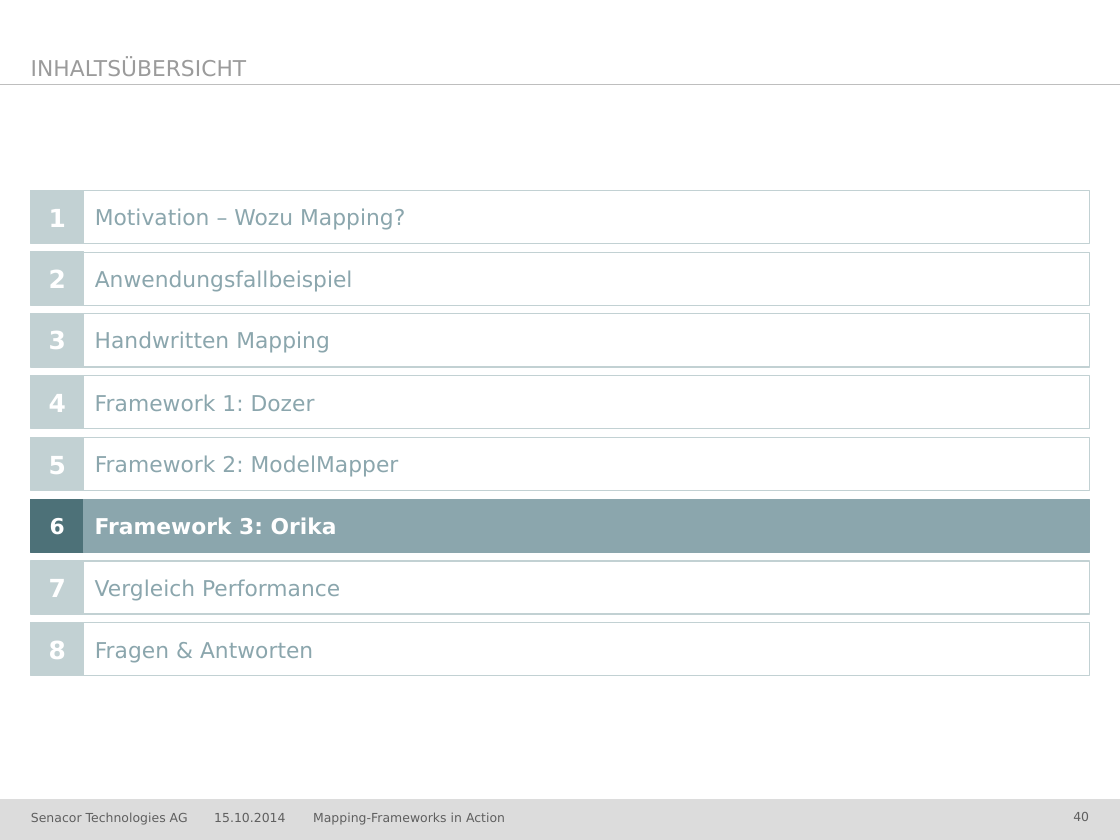
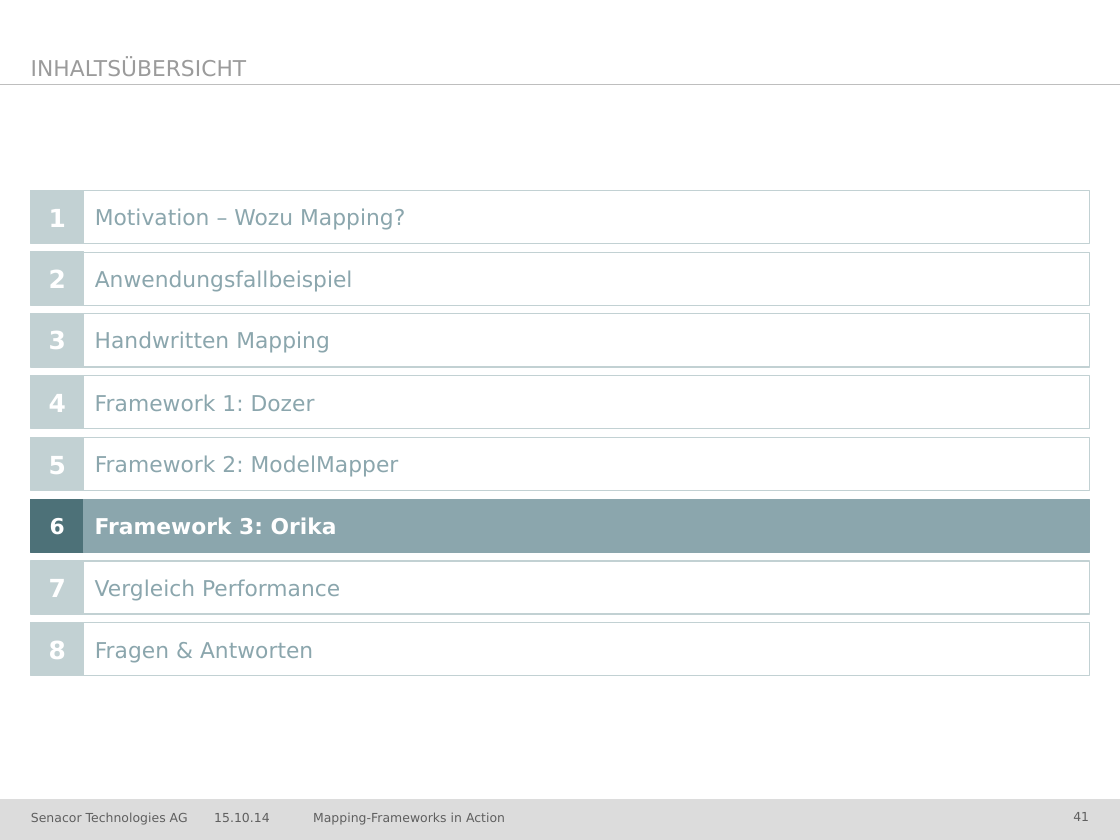
Before and after one commit to jschwalb/Mappings, a slide deck: slide 41 of presentation.pptx (slide 40 before the commit). Drawn at 1120x840 pixels with LibreOffice and Linux fonts; fonts in the diff are those of the drawing; background and template pictures are left out. Boxes give left, top, right and bottom in pixels: in the first picture for what was removed or moved away, otherwise in the second. Text is boxed around its words. In the diff, an @@ line names an element or a change of style, - is before the commit and + after.

```diff
--- a/presentation.pptx
+++ b/presentation.pptx
@@ text at (214,813,269,822): text changed @@
-15.10.2014
+15.10.14
@@ page number at (1073,812,1089,821): text changed @@
-40
+41
```
Also in this commit, not shown: 50 other slides changed, 1 slide added.
